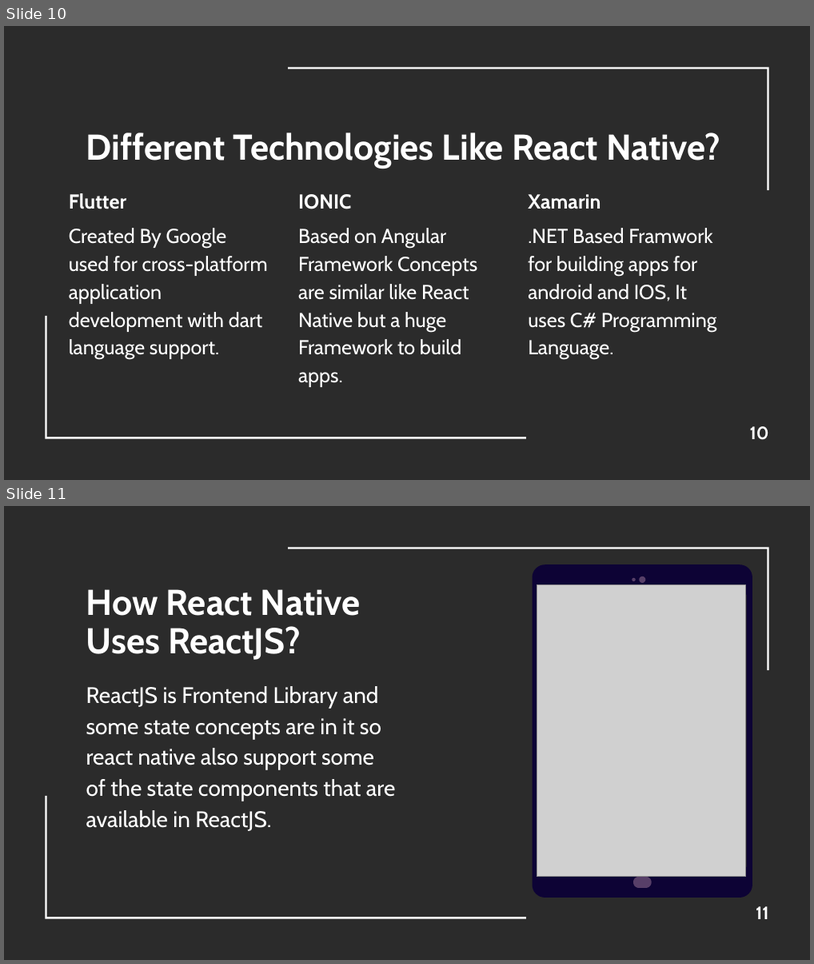
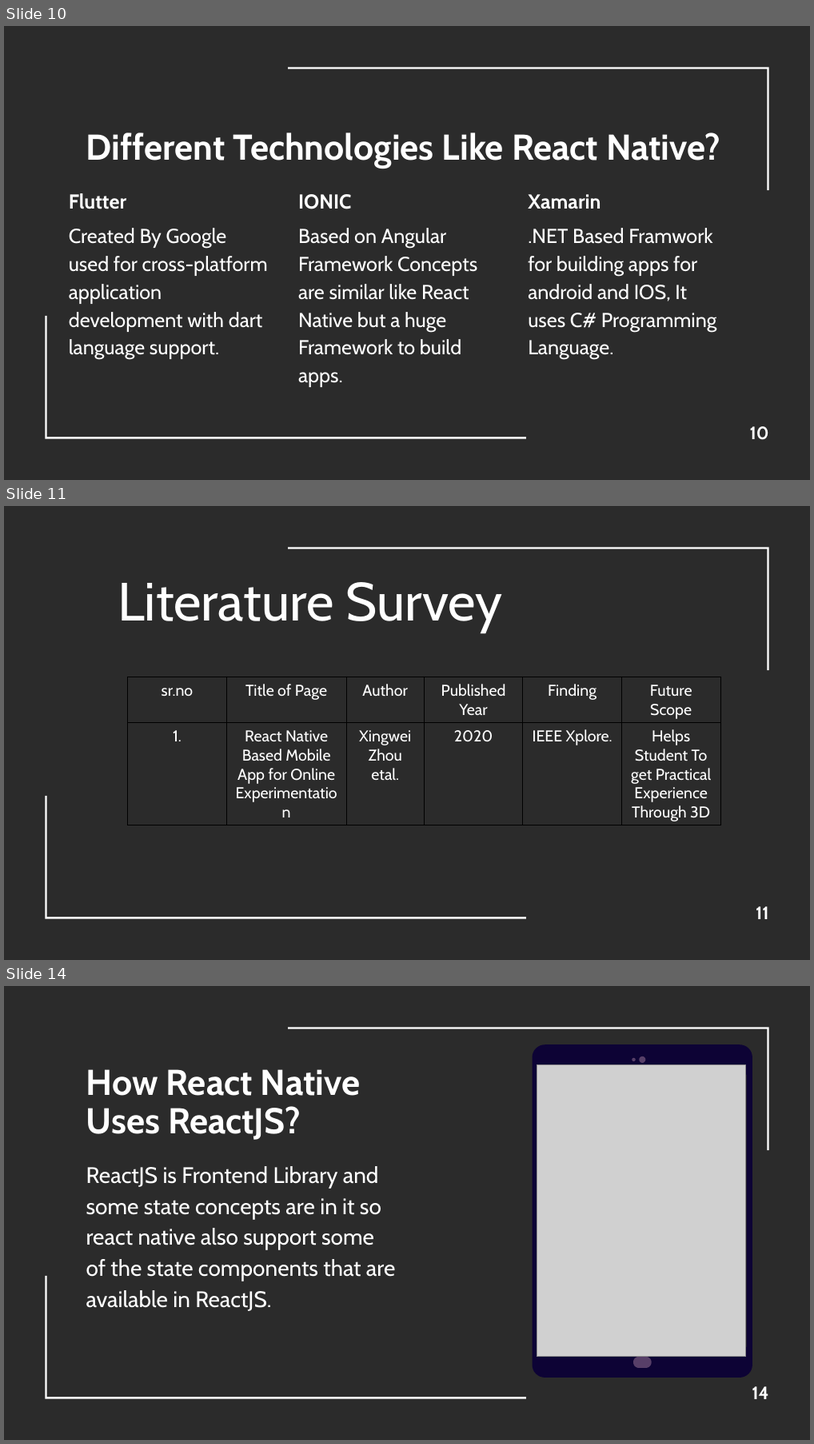
Before and after one commit to SanketsCode/TE-SEM-V-Projects, a slide deck: cross_platform.pptx. Shown one above the other, each under a label of ours: slides 10 and 11 before the commit, slides 10, 11 and 14 after it; the slides between them are not shown. The pictures are 814x964 and 814x1444 pixels, drawn with LibreOffice and Linux fonts; fonts in the diff are those of the drawing; grey boxes stand for pictures; background and template pictures are left out; a plain dark background stands for a picture behind light text. Boxes give left, top, right and bottom in pixels: in the first picture for what was removed or moved away, otherwise in the second. Text is boxed around its words. In the diff, an @@ line names an element or a change of style, - is before the commit and + after.

```diff
--- a/cross_platform.pptx
+++ b/cross_platform.pptx
@@ slide 11 added at [4, 506, 810, 960], background picture (left out); not listed: 2 template elements that a slide beside it also shows @@
@@ text added at [118, 582, 503, 633], 48 pt, text #FFFFFF @@
+Literature Survey
@@ table added at [127, 677, 722, 863], 2 rows, 6 columns @@
+sr.no | Title of Page | Author | Published Year | Finding | Future Scope
+1. | React Native Based Mobile App for Online Experimentation | Xingwei Zhou etal. | 2020 | IEEE Xplore. | Helps Student To get Practical Experience Through 3D
@@ page number added at [756, 906, 769, 919], 16 pt, text #FFFFFF, bold @@
+11
@@ what was slide 11 is now slide 14 @@
@@ page number at [752, 1386, 769, 1399]: text changed @@
-11
+14
```
Also in this commit, not shown: 7 slides changed, 4 other slides added, 1 other file.
